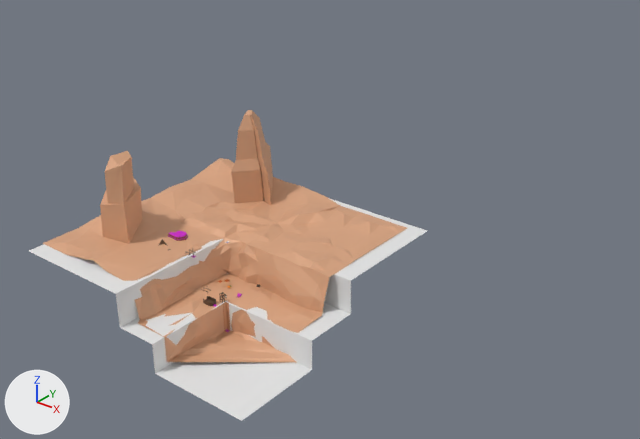
One commit to the FBX model Assets/Resources/Meshes/CasualTapsMOdelsExtended.fbx: the scene before it, then after it.
Camera for both pictures: a 50 mm camera at (363.0, -356.0, 294.0) aimed at (-36.0, 142.0, -15.0). Arrows for +X, +Y and +Z are at lower left; the lights stay in place. Where no turn or scale is listed for an object, it has been applied to the vertices.

The first picture shows 'PlaneBad', 'PlaneClean'.
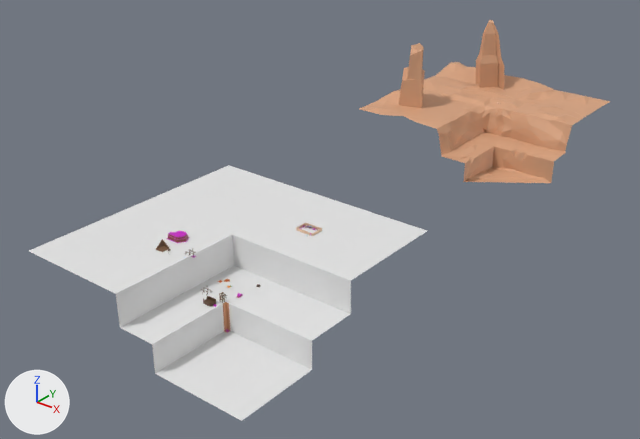
Where the newer file only moved an object's origin or applied its transform, the numbers keep the older frame.

The edits, one by one:
Material 'Floor' (mat_floor) is new.
Its base color is (0.8, 0.8, 0.8) (white #e7e7e7).
Mesh me_cube_023 is new.
It has 592 vertices, 452 faces and spans x -13.26..1.0, y -9.1..1.0, z -0.01..2.0.
Faces by material slot: [99, 352, 1].
It uses material mat_material_001 (picture img_imphenziapalette01_256_gradient_png).
It uses material mat_topmat (pink #cd00c5).
It uses material mat_floor (white #e7e7e7).
Object 'PlaneBad' (ob_planebad) moves from (7.7, -9.4, -0.2) to (7.7, 341.3, -0.2).
Object 'Shop' (ob_shop) is new; it shows me_cube_023.
Its location is (25.0, 65.6, 23.5).

Pixel boxes (x1, y1, x2, y2) of what changed, in the pictures (640 x 439 px):
'PlaneBad', moved: before (43, 110, 407, 362); after (359, 20, 610, 183)
'Shop', added: after (296, 223, 322, 236)
    faces in mat_material_001 (picture img_imphenziapalette01_256_gradient_png): (296, 223, 322, 236)
'PlaneClean', unchanged, uncovered by the edit: before (29, 198, 427, 421); after (29, 165, 427, 421)
